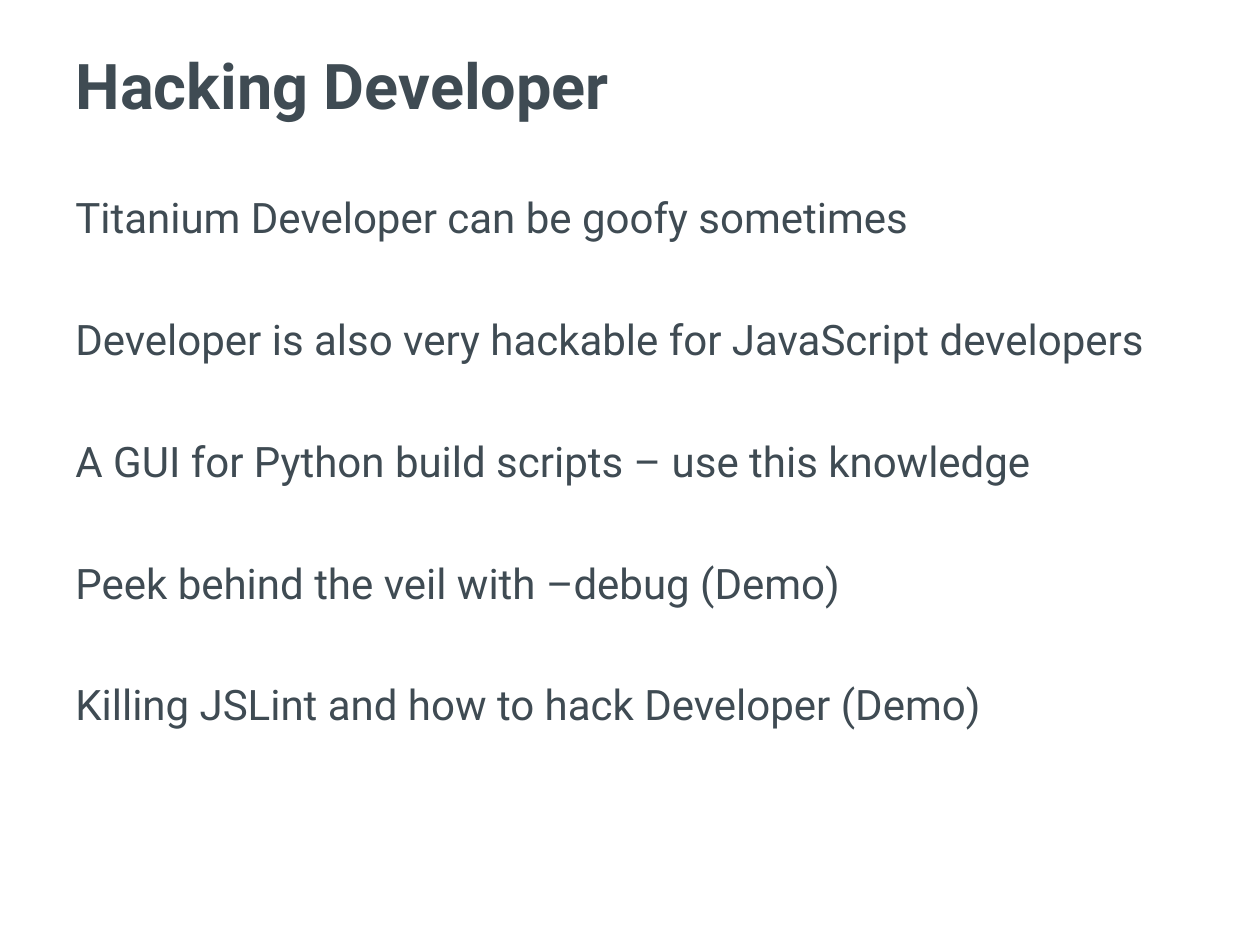
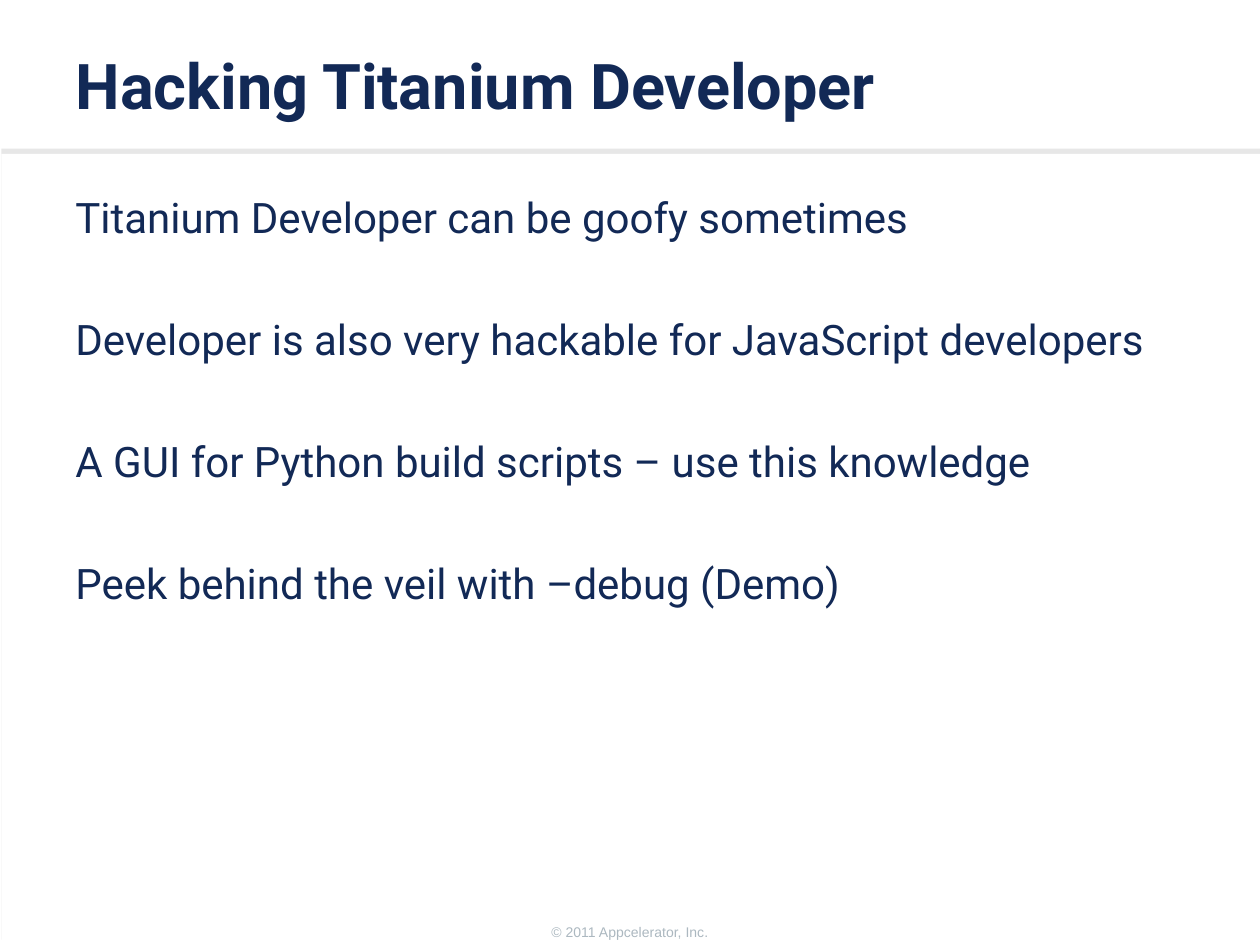
Before and after one commit to appcelerator-training-archive/tcad_certification, a slide deck: slide 6 of 290/290.ppt. Drawn at 1260x945 pixels with LibreOffice and Linux fonts; fonts in the diff are those of the drawing; background and template pictures are left out. Boxes give left, top, right and bottom in pixels: in the first picture for what was removed or moved away, otherwise in the second. Text is boxed around its words. In the diff, an @@ line names an element or a change of style, - is before the commit and + after.

Commit message:
incremental slide changes, more style normalization and content coming...

```diff
--- a/290/290.ppt
+++ b/290/290.ppt
@@ title at (76,61,875,122): text changed; text colour #3F4B53 to #122956 @@
-Hacking Developer
+Hacking Titanium Developer
@@ rectangle added at (1,154,1260,945), fill #FFFFFF @@
@@ text "Titanium Developer can be goofy ..." at (75,201,1144,609): text colour #3F4B53 to #122956 @@
@@ text at (75,686,981,730): paragraph removed @@
-Killing JSLint and how to hack Developer (Demo)
@@ text added at (566,927,709,940), 8 pt, text #ACB8C0 @@
+© 2011 Appcelerator, Inc.
```
Also in this commit, not shown: 21 other slides changed, 7 slides added, 13 slides removed, 12 other files.
